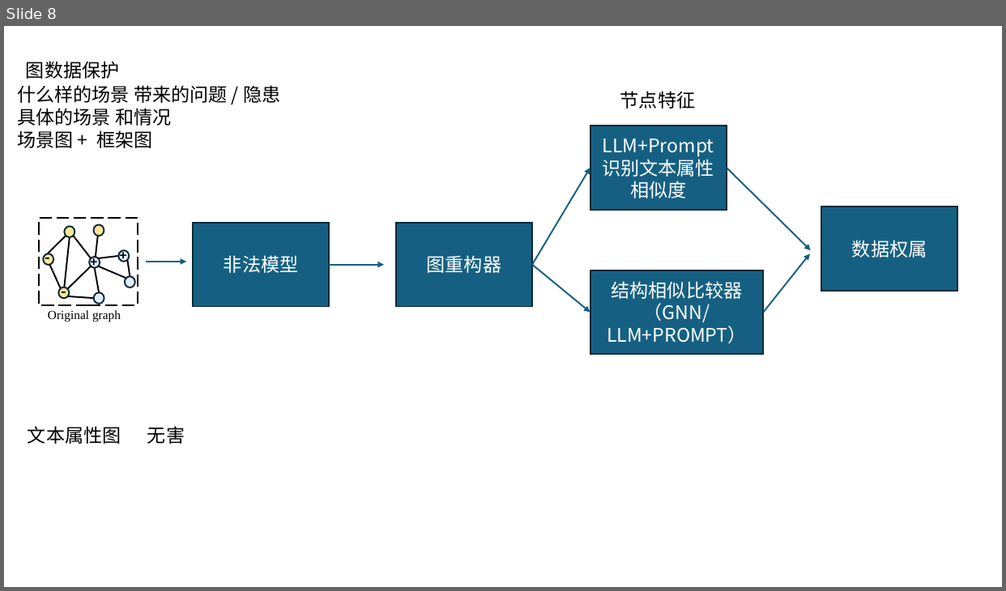
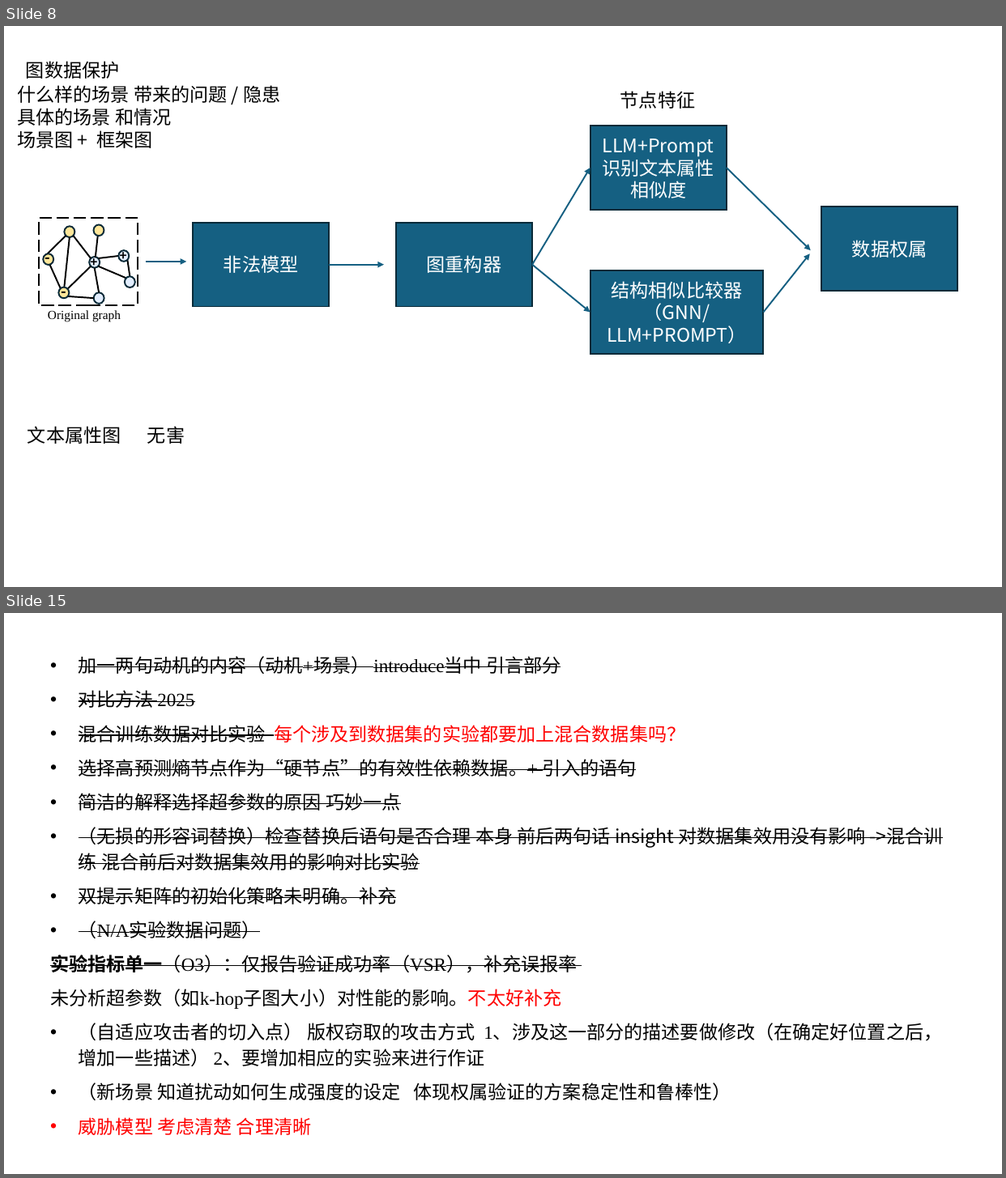
Before and after one commit to renhai1/text-graph-dov, a slide deck: 2025-08-14.pptx. Shown one above the other, each under a label of ours: slide 8 before the commit, slides 8 and 15 after it; the slides between them are not shown. The pictures are 1006x591 and 1006x1178 pixels, drawn with LibreOffice and Linux fonts; fonts in the diff are those of the drawing. Boxes give left, top, right and bottom in pixels: in the first picture for what was removed or moved away, otherwise in the second. Text is boxed around its words. In the diff, an @@ line names an element or a change of style, - is before the commit and + after.

```diff
--- a/2025-08-14.pptx
+++ b/2025-08-14.pptx
@@ slide 15 added at (4, 613, 1002, 1174), background #FFFFFF @@
@@ text added at (50, 656, 943, 1135), 18 pt, text #000000, strikethrough @@
+• 加一两句动机的内容（动机+场景） introduce当中 引言部分
+• 对比方法 2025
+• 混合训练数据对比实验 每个涉及到数据集的实验都要加上混合数据集吗？
+• 选择高预测熵节点作为“硬节点”的有效性依赖数据。+ 引入的语句
+• 简洁的解释选择超参数的原因 巧妙一点
+• （无损的形容词替换）检查替换后语句是否合理 本身 前后两句话 insight 对数据集效用没有影响 ->混合训练 混合前后对数据集效用的影响对比实验
+• 双提示矩阵的初始化策略未明确。补充
+• （N/A实验数据问题）
+实验指标单一（O3）：仅报告验证成功率（VSR），补充误报率
+未分析超参数（如k-hop子图大小）对性能的影响。不太好补充
+• （自适应攻击者的切入点） 版权窃取的攻击方式 1、涉及这一部分的描述要做修改（在确定好位置之后，增加一些描述） 2、要增加相应的实验来进行作证
+• （新场景 知道扰动如何生成强度的设定 体现权属验证的方案稳定性和鲁棒性）
+• 威胁模型 考虑清楚 合理清晰
```
Also in this commit, not shown: 5 slides changed, 13 other slides added.
